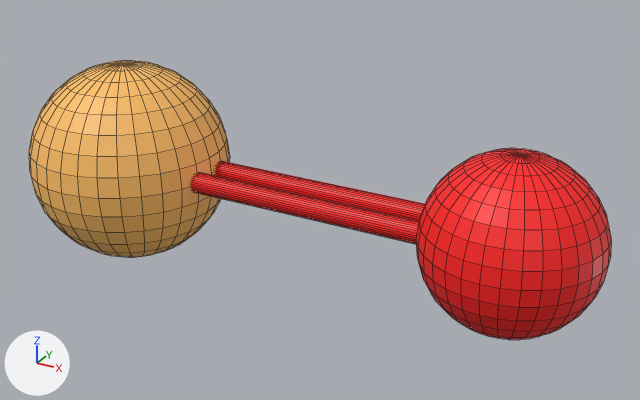
A saved change to the FBX model Assets/Atoms/calcium_oxide.fbx.
The view is the same before and after, from a camera (50 mm lens) standing at (1.329, -1.496, 0.751) and looking at (0.492, 0.026, -0.01). The lights are fixed; the arrows at lower left show +X, +Y and +Z. Mesh edges are drawn as thin lines.

The older version as bpy lines, for what is in view:
```python
me_plane_045 = bpy.data.meshes.new('Plane.045')
me_plane_045.from_pydata(...)  # a UV sphere (32 segments, 16 rings, poles along z) spanning x 0.74..1.1, y -0.18..0.18, z -0.18..0.18, material slot 0; a 32-sided cylinder along x spanning x 0.0..0.92, y 0.017..0.063, z -0.023..0.023, material slot 0; a 32-sided cylinder along x spanning x 0.0..0.92, y -0.063..-0.017, z -0.023..0.023, material slot 0; a UV sphere (32 segments, 16 rings, poles along z) spanning x -0.23..0.23, y -0.23..0.23, z -0.23..0.23, material slot 1
me_plane_045.materials.append(mat_oxygen)  # red #ff1c1c
me_plane_045.materials.append(mat_calcium)  # orange #ffc066
ob_calcium_oxide = bpy.data.objects.new('calcium_oxide', me_plane_045)
ob_calcium_oxide.location = (0.0, 0.0, 0.0)
```
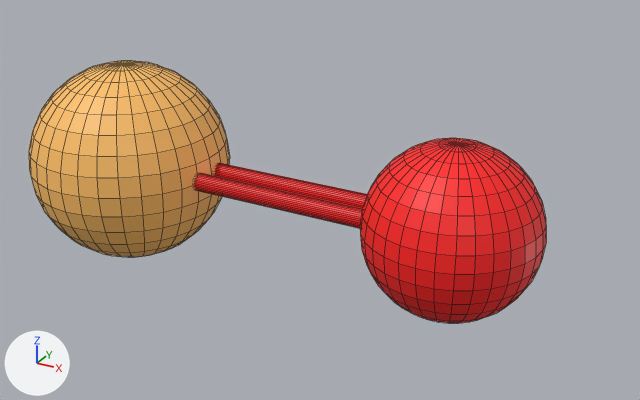
Patch to the scene script:
```diff
--- a/Assets/Atoms/calcium_oxide.fbx.py
+++ b/Assets/Atoms/calcium_oxide.fbx.py
@@ me_plane_045 @@
 me_plane_045.from_pydata(...)  # 1092 vertices, 1092 faces; spans x -0.23..1.1, y -0.23..0.23, z -0.23..0.23
 # used by ob_calcium_oxide; location = (0.0, 0.0, 0.0)
+# me_plane_045 part 1: the loose piece of 482 vertices spanning x 0.74..1.1, y -0.18..0.18, z -0.18..0.18 is moved by (-0.12, 0.0, 0.0)
+# me_plane_045 part 2: the loose piece of 64 vertices spanning x 0.0..0.92, y 0.017..0.063, z -0.023..0.023 is scaled about the mesh origin by 0.87
+# me_plane_045 part 3: the loose piece of 64 vertices spanning x 0.0..0.92, y -0.063..-0.017, z -0.023..0.023 is scaled about the mesh origin by 0.87
 me_plane_045.materials.append(mat_oxygen)
```

Location of each change, (x1, y1, x2, y2) in pixels of the pictures (640 x 400 px; the box of a moved part takes in the faces that stretch with it):
'calcium_oxide', reshaped (11% narrower, 6% shorter): before (29, 61, 611, 340); after (29, 61, 546, 323)
part 1 of me_plane_045, moved or reshaped: before (416, 148, 611, 340); after (360, 138, 546, 323)
part 2 of me_plane_045, moved or reshaped: before (215, 161, 425, 220); after (215, 163, 367, 208)
part 3 of me_plane_045, moved or reshaped: before (191, 173, 419, 244); after (194, 173, 362, 228)
